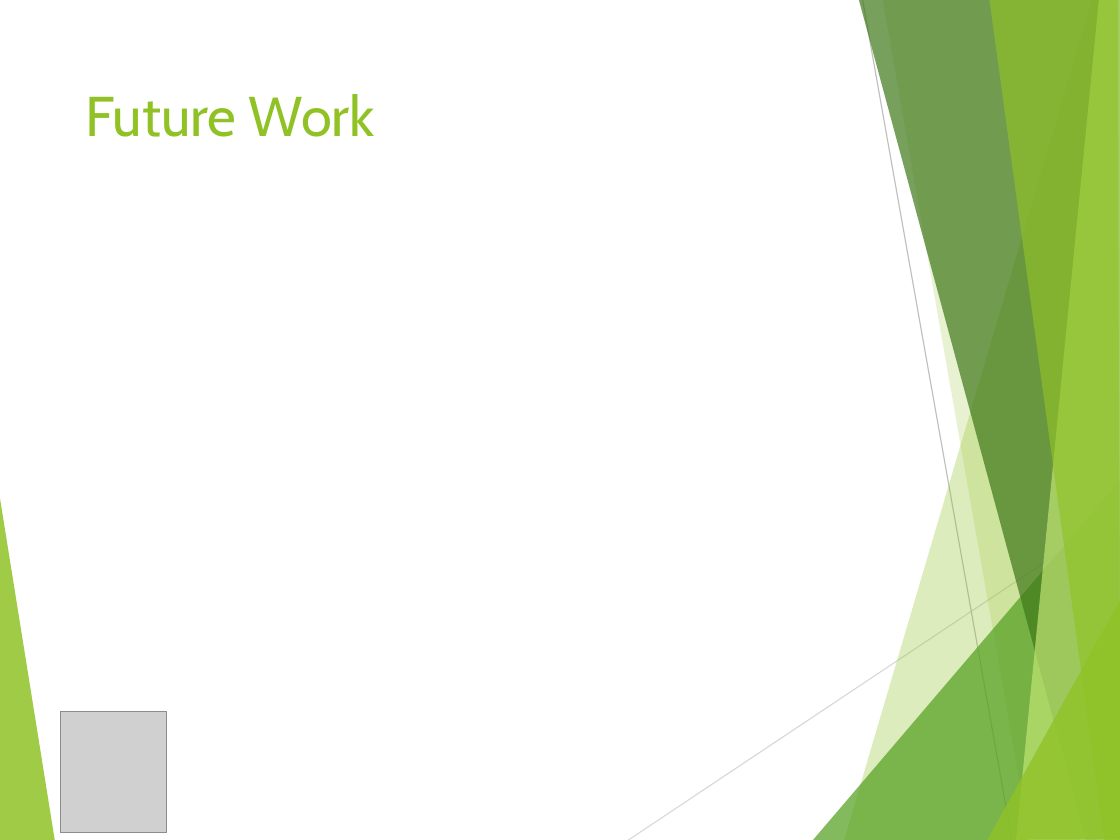
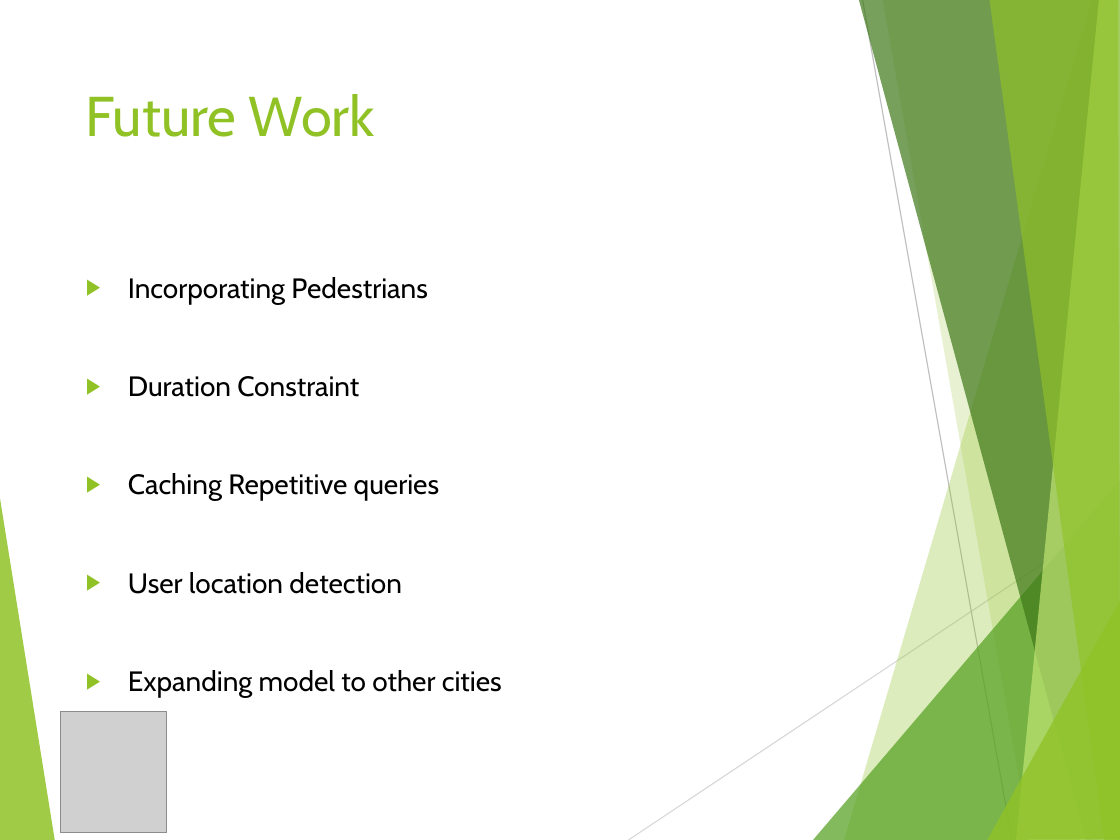
Before and after one commit to anooptoffy/MultiModalRoutePlanning, a slide deck: slide 11 of slides/GIS ppt.pptx (slide 9 before the commit). Drawn at 1120x840 pixels with LibreOffice and Linux fonts; fonts in the diff are those of the drawing; grey boxes stand for pictures. Boxes give left, top, right and bottom in pixels: in the first picture for what was removed or moved away, otherwise in the second. Text is boxed around its words. In the diff, an @@ line names an element or a change of style, - is before the commit and + after.

```diff
--- a/slides/GIS ppt.pptx
+++ b/slides/GIS ppt.pptx
@@ text added at [128,277,502,698], 18 pt, text #000000 @@
+▶ Incorporating Pedestrians
+▶ Duration Constraint
+▶ Caching Repetitive queries
+▶ User location detection
+▶ Expanding model to other cities
```
Also in this commit, not shown: 6 other slides changed, 2 slides added, 10 other files.
